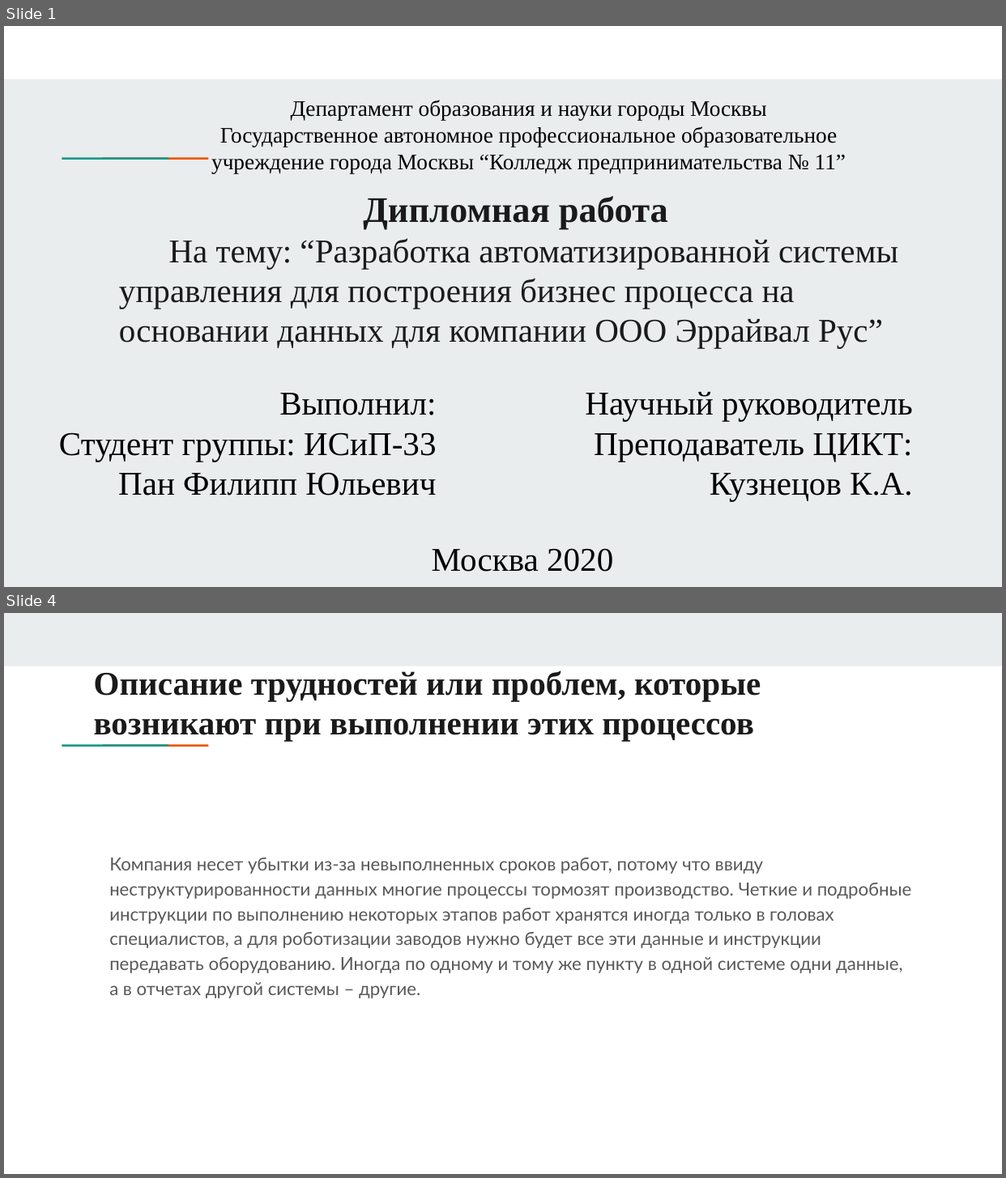
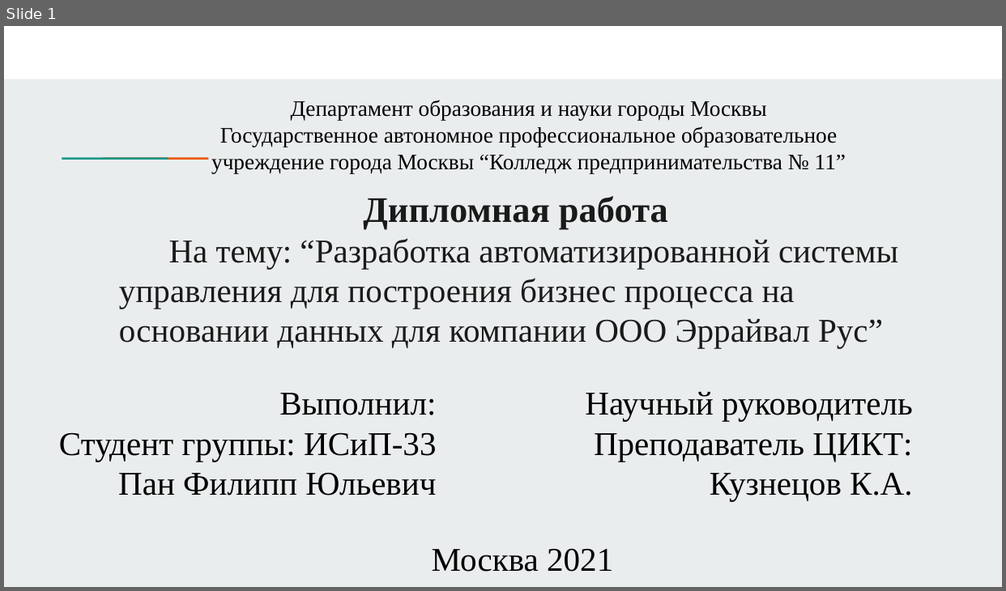
Before and after one commit to PhilippPan/DiplomaKP11, a slide deck: Презентация дипломной работы.pptx. Shown one above the other, each under a label of ours: slides 1 and 4 before the commit, slide 1 after it; the slides between them are not shown. The pictures are 1006x1178 and 1006x591 pixels, drawn with LibreOffice and Linux fonts; fonts in the diff are those of the drawing. Boxes give left, top, right and bottom in pixels: in the first picture for what was removed or moved away, otherwise in the second. Text is boxed around its words. In the diff, an @@ line names an element or a change of style, - is before the commit and + after.

```diff
--- a/Презентация дипломной работы.pptx
+++ b/Презентация дипломной работы.pptx
@@ slide 4 removed at box(4, 613, 1002, 1174), background #FFFFFF; not listed: 2 template elements that a slide beside it also shows @@
@@ rectangle removed at box(4, 613, 1002, 666) @@
@@ title removed at box(94, 671, 761, 741) @@
-Описание трудностей или проблем, которые возникают при выполнении этих процессов
@@ text removed at box(109, 858, 912, 999) @@
-Компания несет убытки из-за невыполненных сроков работ, потому что ввиду неструктурированности данных многие процессы тормозят производство. Четкие и подробные инструкции по выполнению некоторых этапов работ хранятся иногда только в головах специалистов, а для роботизации заводов нужно будет все эти данные и инструкции передавать оборудованию. Иногда по одному и тому же пункту в одной системе одни данные, а в отчетах другой системы – другие.
@@ slide 1 changed as well @@
@@ subtitle at box(432, 548, 613, 572): text changed @@
-Москва 2020
+Москва 2021
```
Also in this commit, not shown: 2 other slides changed, 8 slides added, 4 other slides removed, 1 other file.
